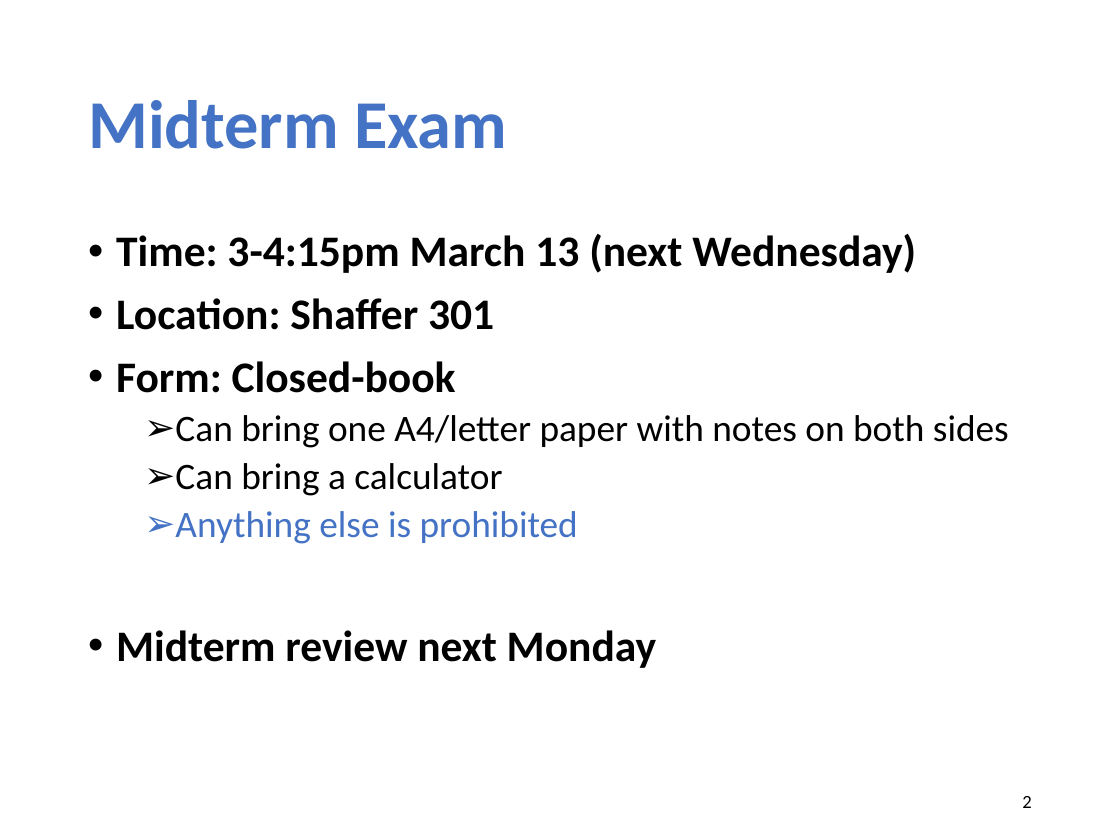
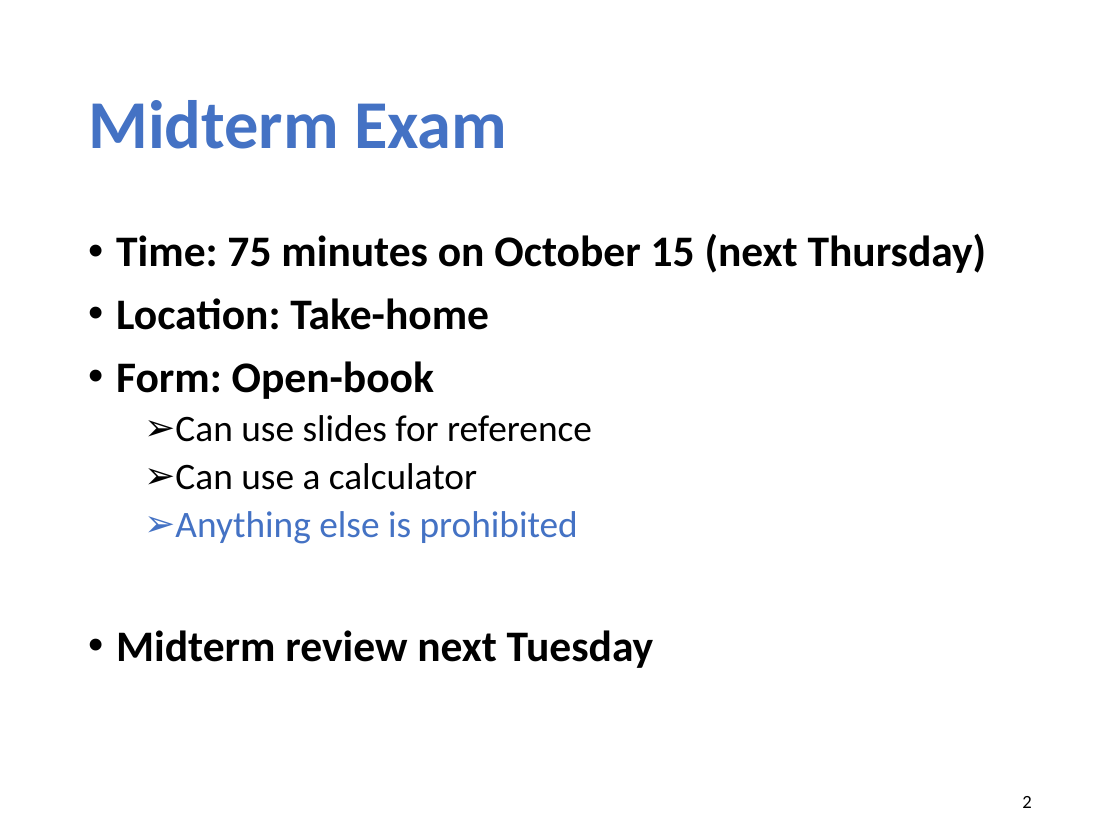
Before and after one commit to xinjin/course-net, a slide deck: slide 2 of slides/lec10_ip.pptx. Drawn at 1120x840 pixels with LibreOffice and Linux fonts; fonts in the diff are those of the drawing. Boxes give left, top, right and bottom in pixels: in the first picture for what was removed or moved away, otherwise in the second. Text is boxed around its words. In the diff, an @@ line names an element or a change of style, - is before the commit and + after.

```diff
--- a/slides/lec10_ip.pptx
+++ b/slides/lec10_ip.pptx
@@ text at <box>116,234,987,490</box>: text changed @@
-• Time: 3-4:15pm March 13 (next Wednesday)
-• Location: Shaffer 301
-• Form: Closed-book
-  ➢ Can bring one A4/letter paper with notes on both sides
-  ➢ Can bring a calculator
+• Time: 75 minutes on October 15 (next Thursday)
+• Location: Take-home
+• Form: Open-book
+  ➢ Can use slides for reference
+  ➢ Can use a calculator
@@ text at <box>116,630,654,668</box>: text changed @@
-• Midterm review next Monday
+• Midterm review next Tuesday
```
Also in this commit, not shown: 4 other slides changed, 1 slide added, 1 other file.
